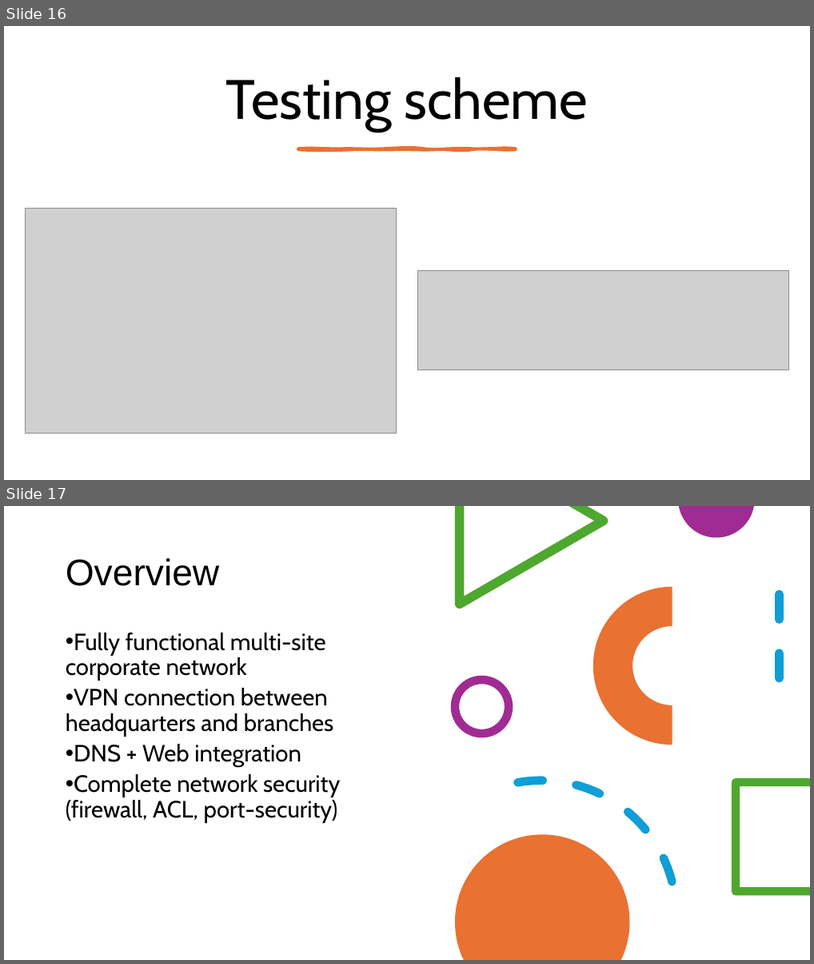
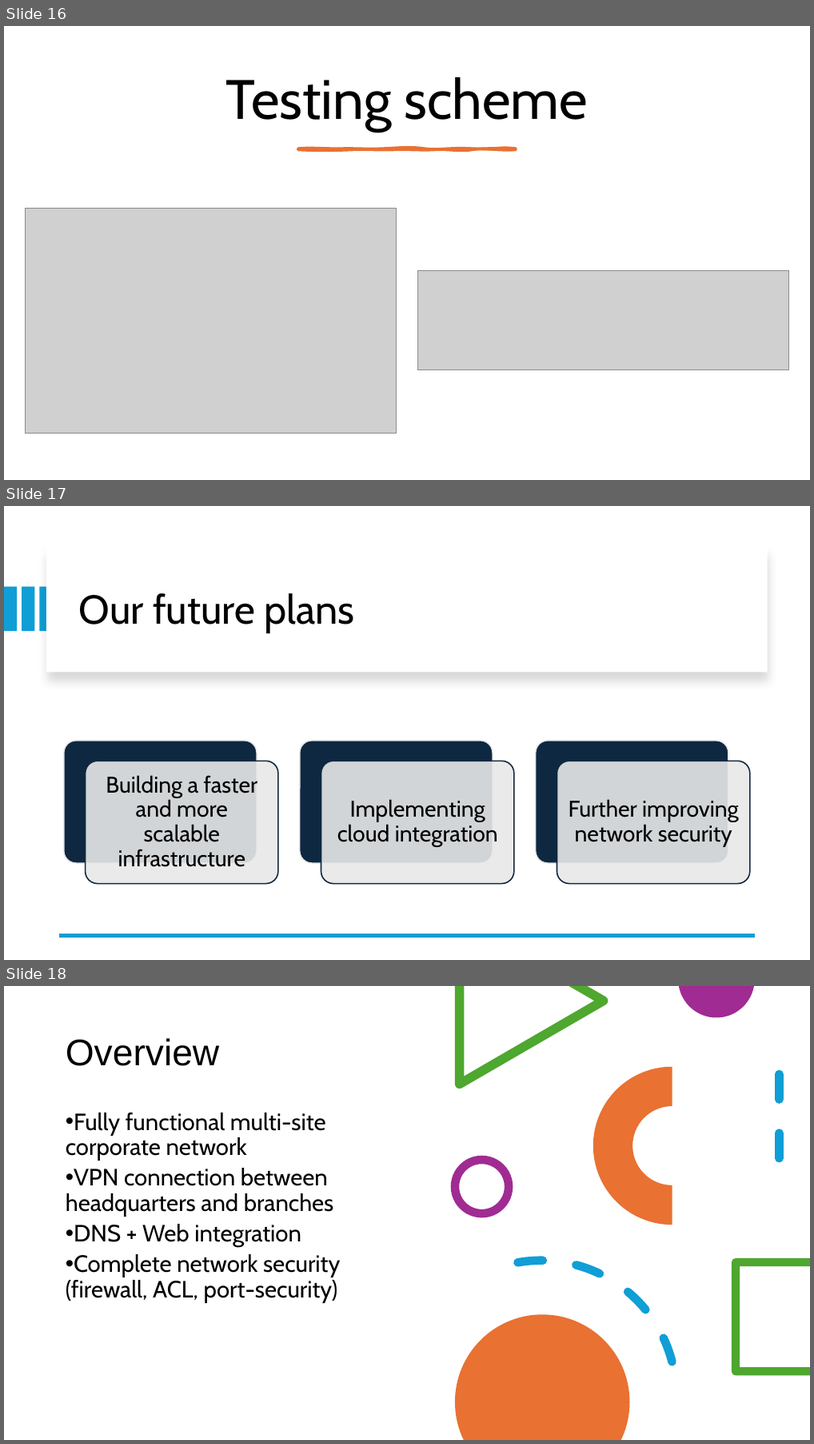
Before and after one commit to elekesbalint/RAMriders, a slide deck: CseGe Kft prototype angol.pptx. Shown one above the other, each under a label of ours: slides 16 and 17 before the commit, slides 16, 17 and 18 after it. The pictures are 814x964 and 814x1444 pixels, drawn with LibreOffice and Linux fonts; fonts in the diff are those of the drawing; grey boxes stand for pictures. Boxes give left, top, right and bottom in pixels: in the first picture for what was removed or moved away, otherwise in the second. Text is boxed around its words. In the diff, an @@ line names an element or a change of style, - is before the commit and + after.

```diff
--- a/CseGe Kft prototype angol.pptx
+++ b/CseGe Kft prototype angol.pptx
@@ slide 17 added at (x1=4, y1=506, x2=810, y2=960), background #FFFFFF @@
@@ rectangle added at (x1=46, y1=547, x2=768, y2=672), fill #FFFFFF @@
@@ rectangle added at (x1=4, y1=587, x2=17, y2=632), fill #0F9ED5 @@
@@ rectangle added at (x1=22, y1=587, x2=34, y2=632), fill #0F9ED5 @@
@@ rectangle added at (x1=40, y1=587, x2=52, y2=632), fill #0F9ED5 @@
@@ title added at (x1=79, y1=593, x2=354, y2=632), 48 pt, text #000000 @@
+Our future plans
@@ group added at (x1=64, y1=740, x2=750, y2=884): 6 rounded rectangles, 3 texts @@
+Building a faster and more scalable infrastructure
+Implementing cloud integration
+Further improving network security
@@ line added from (755, 935) to (60, 935), #0F9ED5 4.5 pt @@
@@ what was slide 17 is now slide 18 @@
```
Also in this commit, not shown: 1 other slide added, 2 other files.
